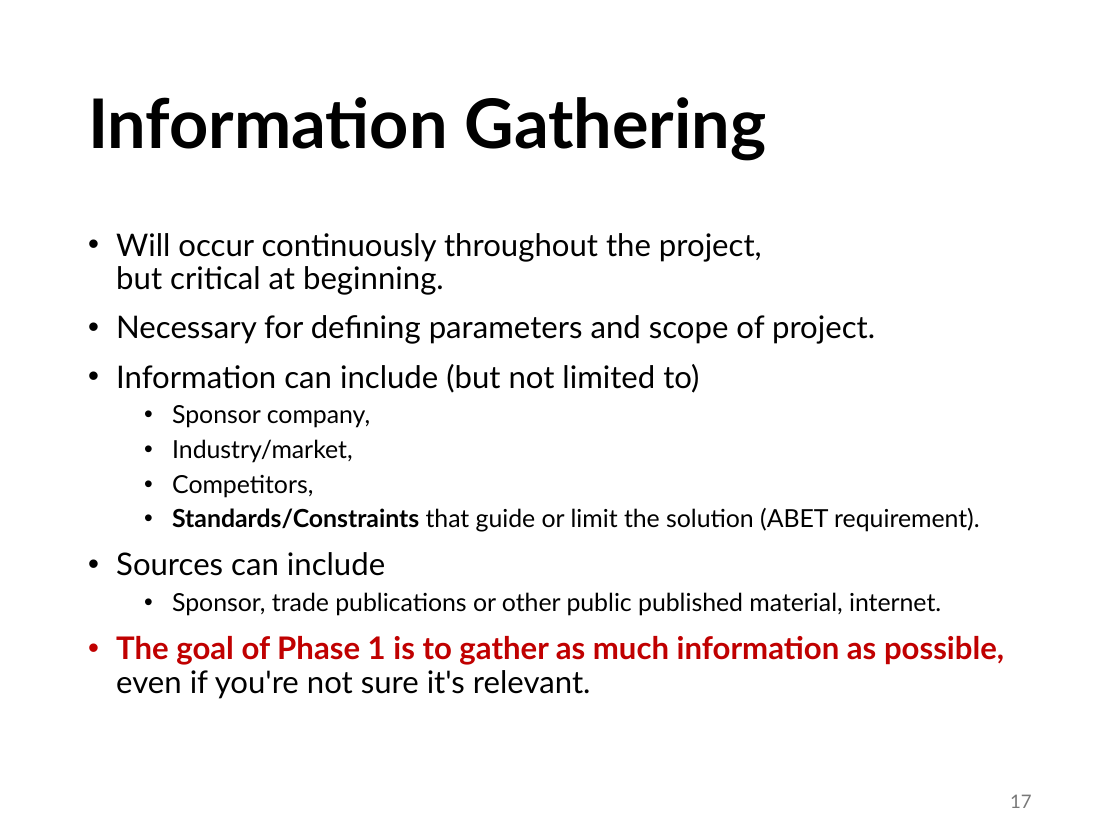
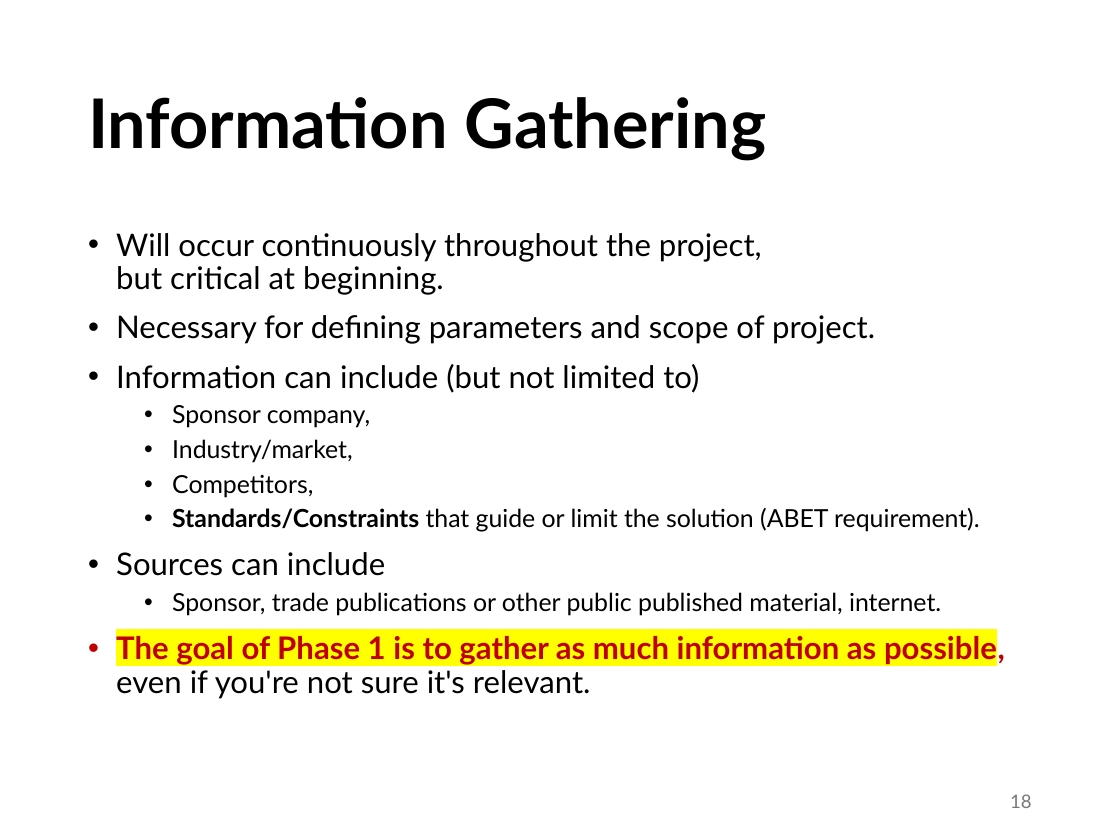
Before and after one commit to abuabara/abuabara.github.io, a slide deck: slide 18 of DAEN460S26/week3.pptx (slide 17 before the commit). Drawn at 1120x840 pixels with LibreOffice and Linux fonts; fonts in the diff are those of the drawing. Boxes give left, top, right and bottom in pixels: in the first picture for what was removed or moved away, otherwise in the second. Text is boxed around its words. In the diff, an @@ line names an element or a change of style, - is before the commit and + after.

```diff
--- a/DAEN460S26/week3.pptx
+++ b/DAEN460S26/week3.pptx
@@ text at (116, 632, 1005, 698): highlight none to #FFFF00 in "The goal of Phase 1 is to ..." @@
@@ page number at (1010, 794, 1032, 808): text changed @@
-17
+18
```
Also in this commit, not shown: 8 other slides changed, 1 slide added, 2 other files.
